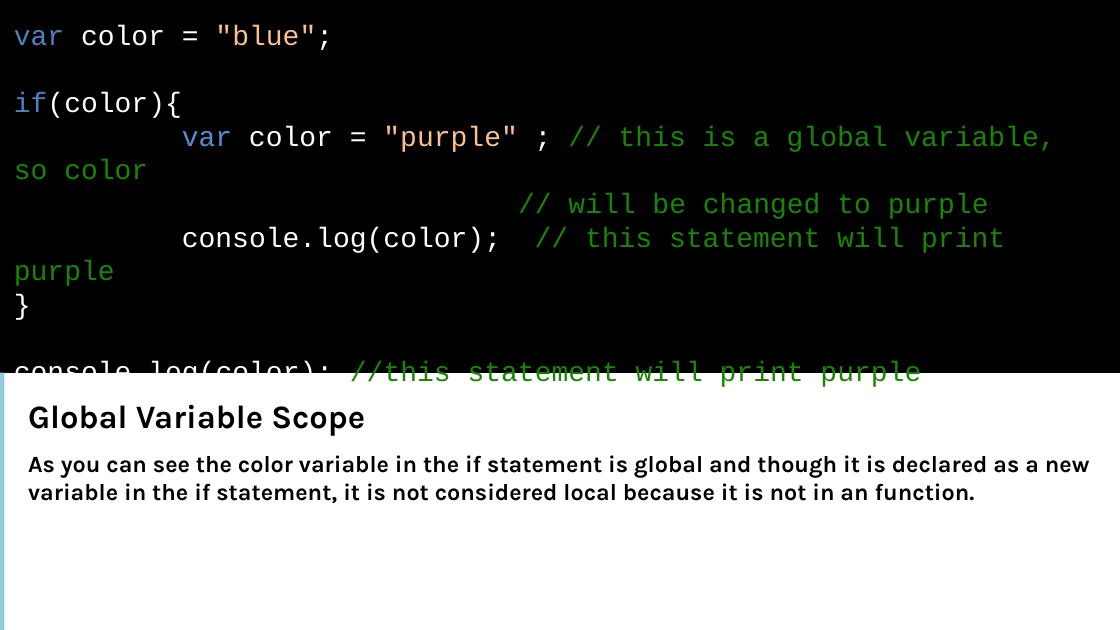
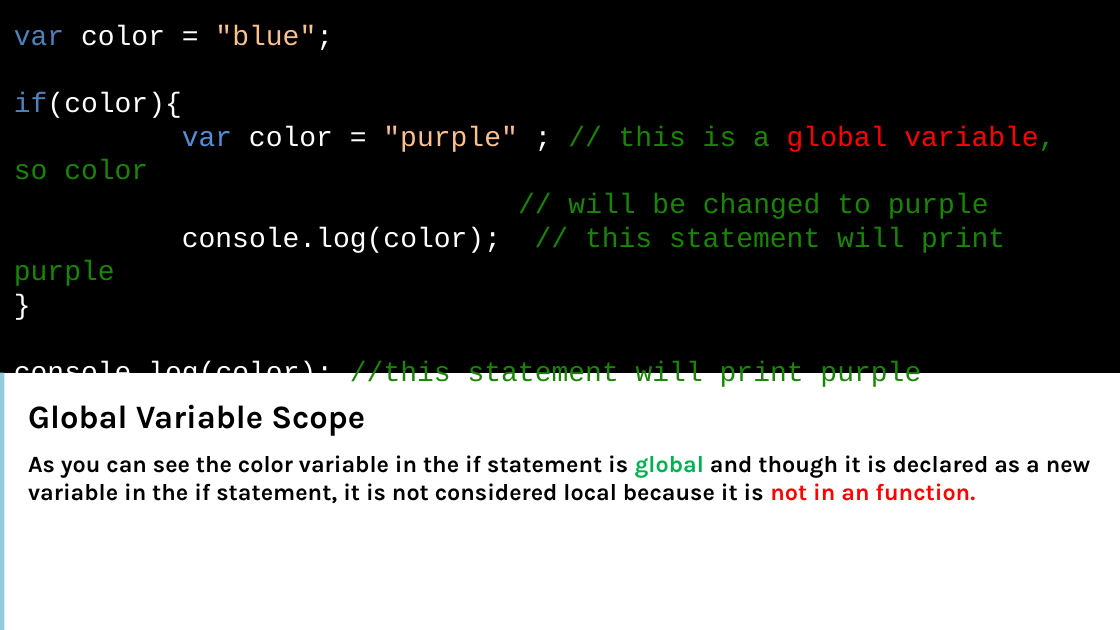
Before and after one commit to xgqfrms/MVA, a slide deck: slide 13 of 01面向有经验开发人员的 JavaScript 课程/MVA resource/01.pptx. Drawn at 1120x630 pixels with LibreOffice and Linux fonts; fonts in the diff are those of the drawing. Boxes give left, top, right and bottom in pixels: in the first picture for what was removed or moved away, otherwise in the second. Text is boxed around its words. In the diff, an @@ line names an element or a change of style, - is before the commit and + after.

```diff
--- a/01面向有经验开发人员的 JavaScript 课程/MVA resource/01.pptx
+++ b/01面向有经验开发人员的 JavaScript 课程/MVA resource/01.pptx
@@ text at (14,126,1055,179): text colour #1A8505 to #FF0000 in "global variable," @@
@@ text at (28,455,1091,503): text colour #000000 to #00B050 in "global"; text colour #000000 to #FF0000 in "not in an function." @@
```
Also in this commit, not shown: 19 other slides changed, 2 other files.
